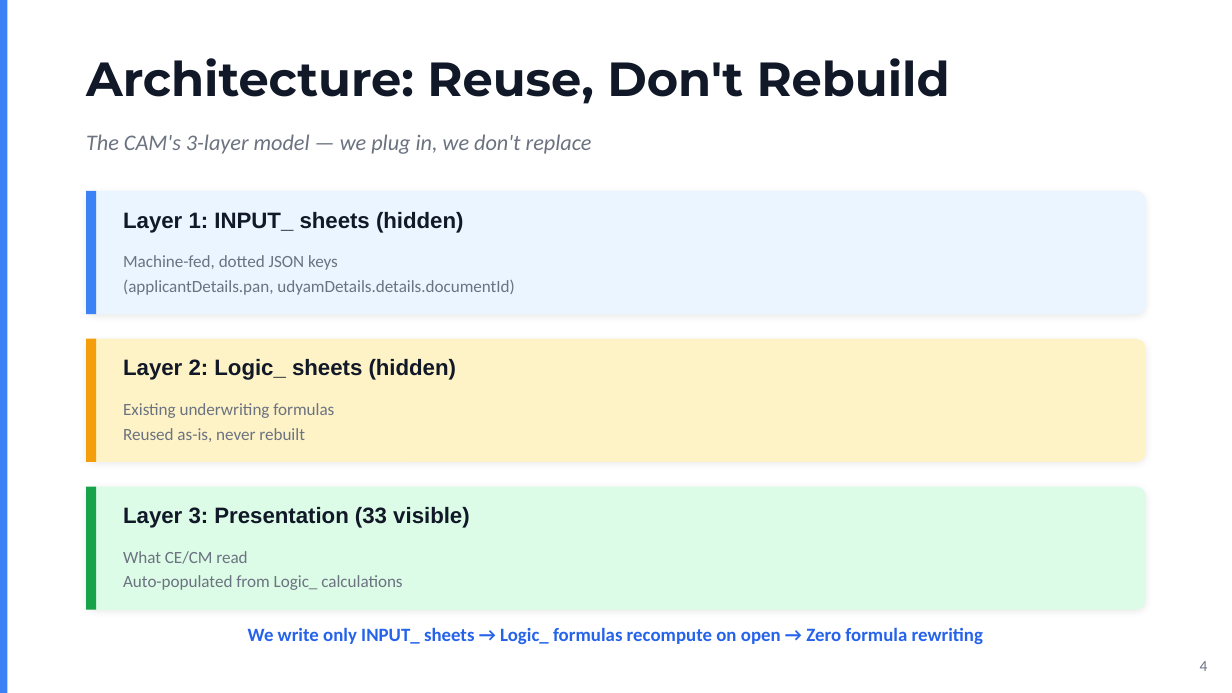
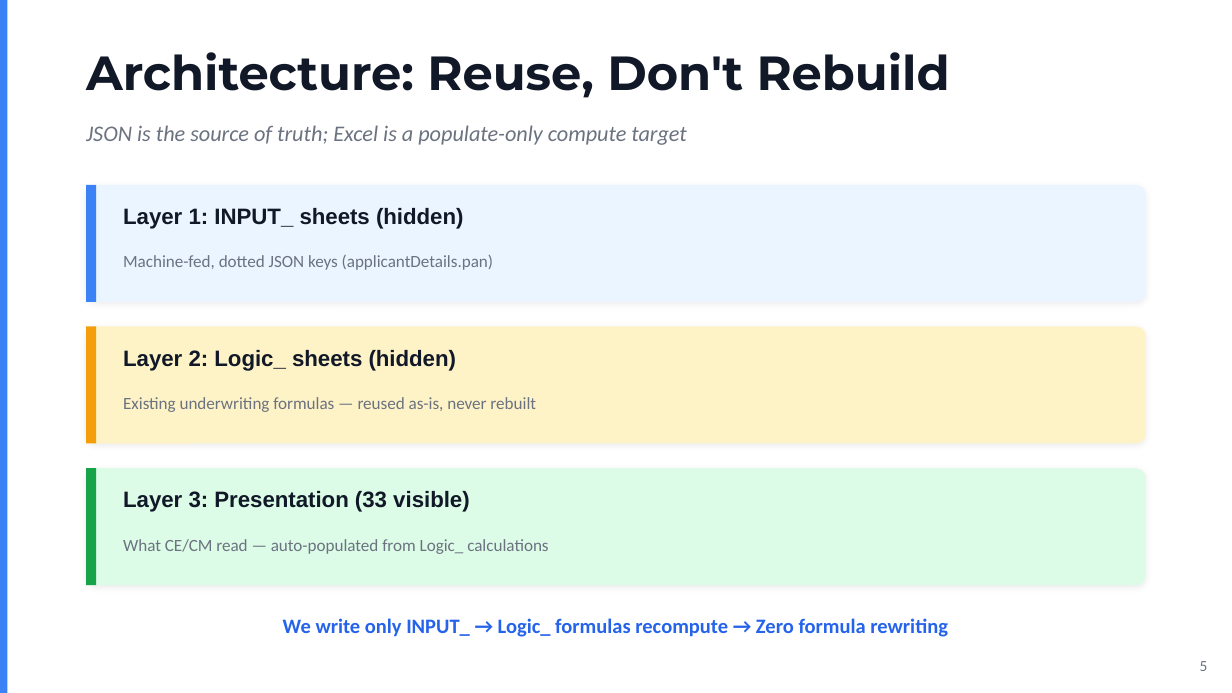
Before and after one commit to Ritik-slice/EDL-PORTAL, a slide deck: slide 5 of presentation/Slice3.0_EDL_Copilot.pptx (slide 4 before the commit). Drawn at 1232x693 pixels with LibreOffice and Linux fonts; fonts in the diff are those of the drawing. Boxes give left, top, right and bottom in pixels: in the first picture for what was removed or moved away, otherwise in the second. Text is boxed around its words. In the diff, an @@ line names an element or a change of style, - is before the commit and + after.

```diff
--- a/presentation/Slice3.0_EDL_Copilot.pptx
+++ b/presentation/Slice3.0_EDL_Copilot.pptx
@@ text "Architecture: Reuse, Don't Rebuild": place and size @@
-text "Architecture: Reuse, Don't Rebuild" at (86,58,950,104)
+text "Architecture: Reuse, Don't Rebuild" at (86,52,950,98)
@@ text removed at (86,134,592,154) @@
-The CAM's 3-layer model — we plug in, we don't replace
@@ text added at (86,125,686,145), 13 pt, text #6B7280, italic @@
+JSON is the source of truth; Excel is a populate-only compute target
@@ rounded rectangle: place and size @@
-rounded rectangle at (86,191,1146,314)
+rounded rectangle at (86,185,1146,302)
@@ rectangle: place and size @@
-rectangle at (86,191,96,314)
+rectangle at (86,185,96,302)
@@ text "Layer 1: INPUT_ sheets (hidden)": place and size @@
-text "Layer 1: INPUT_ sheets (hidden)" at (123,212,463,233)
+text "Layer 1: INPUT_ sheets (hidden)" at (123,208,463,229)
@@ text at (123,255,493,270): text changed @@
-Machine-fed, dotted JSON keys
-(applicantDetails.pan, udyamDetails.details.documentId)
+Machine-fed, dotted JSON keys (applicantDetails.pan)
@@ rounded rectangle: place and size @@
-rounded rectangle at (86,339,1146,462)
+rounded rectangle at (86,326,1146,444)
@@ rectangle: place and size @@
-rectangle at (86,339,96,462)
+rectangle at (86,326,96,444)
@@ text "Layer 2: Logic_ sheets (hidden)": place and size @@
-text "Layer 2: Logic_ sheets (hidden)" at (123,359,457,380)
+text "Layer 2: Logic_ sheets (hidden)" at (123,350,457,371)
@@ text at (123,397,536,412): text changed @@
-Existing underwriting formulas
-Reused as-is, never rebuilt
+Existing underwriting formulas — reused as-is, never rebuilt
@@ proportions changed in 3 elements at (86,185,1146,302), (86,326,1146,444), (86,468,1146,585) @@
@@ rounded rectangle: place and size @@
-rounded rectangle at (86,487,1146,610)
+rounded rectangle at (86,468,1146,585)
@@ rectangle: place and size @@
-rectangle at (86,487,96,610)
+rectangle at (86,468,96,585)
@@ text "Layer 3: Presentation (33 visible)": place and size @@
-text "Layer 3: Presentation (33 visible)" at (123,507,469,528)
+text "Layer 3: Presentation (33 visible)" at (123,491,469,512)
@@ text at (123,539,548,554): text changed @@
-What CE/CM read
-Auto-populated from Logic_ calculations
+What CE/CM read — auto-populated from Logic_ calculations
@@ text at (283,618,948,637): text changed; size 11 to 12 pt @@
-We write only INPUT_ sheets → Logic_ formulas recompute on open → Zero formula rewriting
+We write only INPUT_ → Logic_ formulas recompute → Zero formula rewriting
@@ text at (1200,661,1208,671): text changed @@
-4
+5
```
Also in this commit, not shown: 4 other slides changed, 10 slides added, 10 slides removed, 1 other file.
